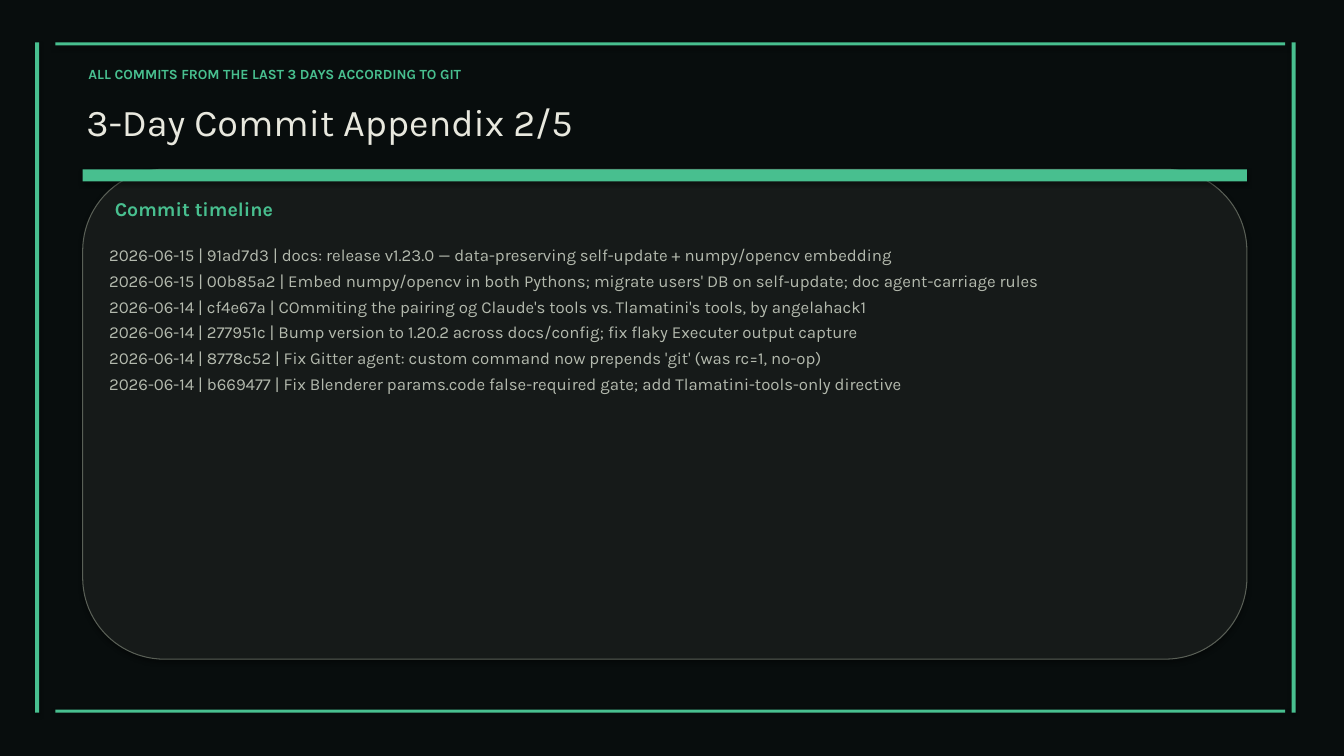
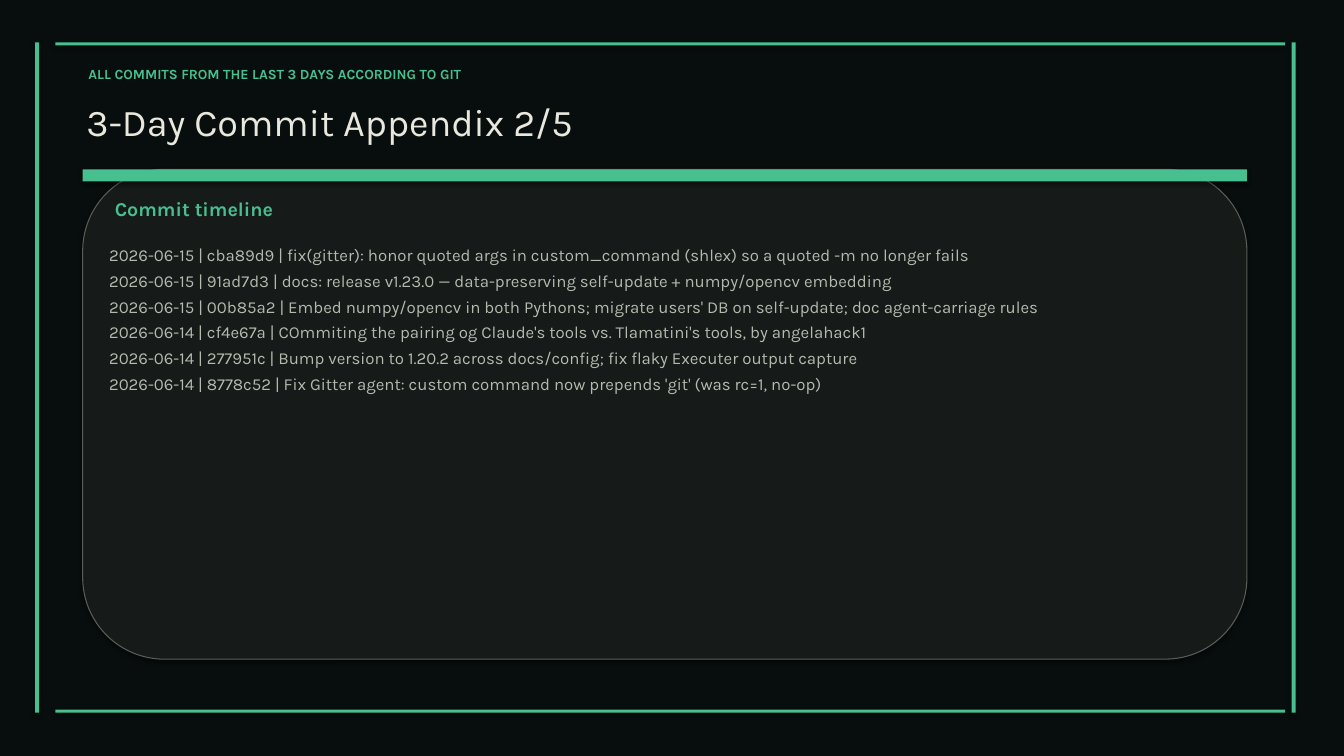
Before and after one commit to XAIHT/Tlamatini, a slide deck: slide 68 of Tlamatini_eXtended_Artificial_Intelligence_Humanly_Tempered.pptx (slide 69 before the commit). Drawn at 1344x756 pixels with LibreOffice and Linux fonts; fonts in the diff are those of the drawing. Boxes give left, top, right and bottom in pixels: in the first picture for what was removed or moved away, otherwise in the second. Text is boxed around its words. In the diff, an @@ line names an element or a change of style, - is before the commit and + after.

Commit message:
Updating visual documentation and self-aware/self-modify document, to version 1.24.0, by Tlamatini's-AutoBot.

```diff
--- a/Tlamatini_eXtended_Artificial_Intelligence_Humanly_Tempered.pptx
+++ b/Tlamatini_eXtended_Artificial_Intelligence_Humanly_Tempered.pptx
@@ text at box(109, 249, 968, 265): paragraph added @@
+2026-06-15 | cba89d9 | fix(gitter): honor quoted args in custom_command (shlex) so a quoted -m no longer fails
@@ text at box(109, 378, 902, 394): paragraph removed @@
-2026-06-14 | b669477 | Fix Blenderer params.code false-required gate; add Tlamatini-tools-only directive
```
Also in this commit, not shown: 17 other slides changed, 1 slide removed, 3 other files.
